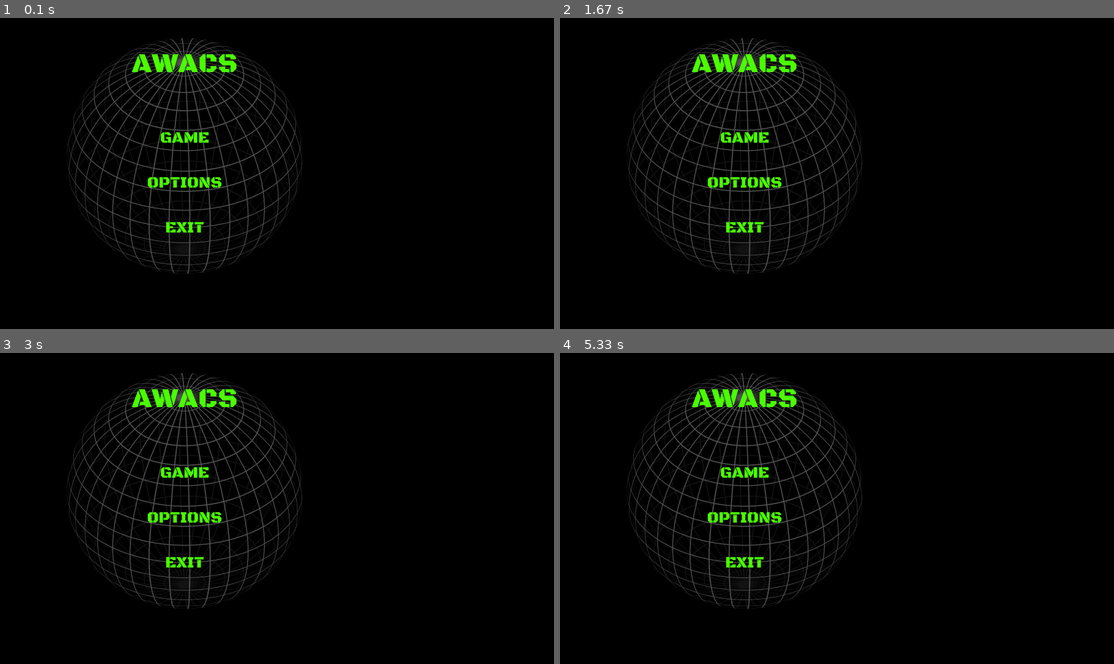
Above: before the commit, frames 1-4 (two rows, left to right).
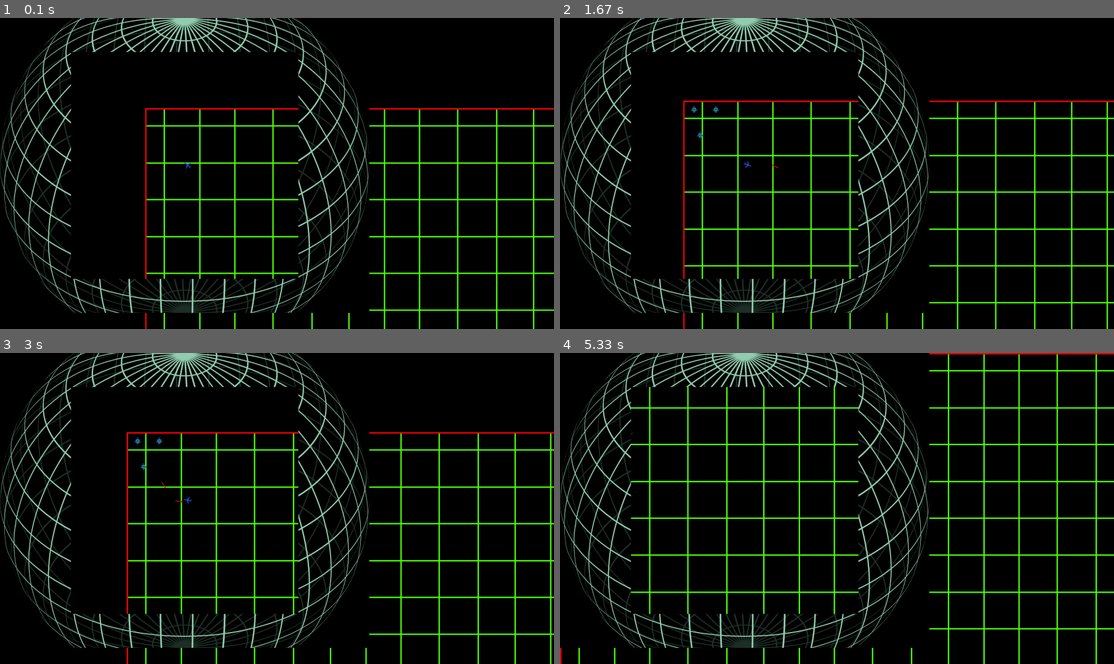
Above: after the commit, the same moments.

Repository: Mi-LeV/AWACS
Game: pygame game, started from main.py
Two runs of this game, one before a commit and one after it. Both use one fixed random seed, a clock stepped at 60 frames per second and the inputs below.
Inputs (mouse positions are in pixels of both pictures, inside the frame that each line leads up to):
- Up to frame 1 (0.1 s): no input
- Up to frame 2 (1.67 s): tap B at 0.33 s; tap Space at 0.67 s; click (704, 111) at 1.07 s; click (1047, 291) at 1.4 s
- Up to frame 3 (3 s): tap Space at 1.73, 2.03 s; click (387, 483) at 1.77 s; tap K at 1.82 s; click (94, 539) at 2.23 s; click (110, 402) at 2.57 s; click (116, 489) at 2.9 s
- Up to frame 4 (5.33 s): click (986, 542) at 3.23 s; click (665, 527) at 3.57 s; click (704, 427) at 3.9 s; tap Space at 4.23, 4.57, 4.87, 5.07 s; click (709, 614) at 4.27 s; tap B at 4.32 s; click (731, 586) at 4.6 s; click (886, 455) at 5.1 s; tap K at 5.15 s

The runs differ from the first frame. In frame 1, 17% of the frame differs, in the area x 0-100%, y 0-100%; in frame 2, 18%; in frame 3, 18%; in frame 4, 19%.

Commit message:
fix player immobile + patchs mineurs

Diff:
--- a/main.py
+++ b/main.py
@@ -10,7 +10,10 @@
 pygame.init()
 pygame.font.init()
 infoObject = pygame.display.Info()
-fenetre = pygame.display.set_mode((infoObject.current_w, infoObject.current_h),pygame.FULLSCREEN)
+if var.FULLSCREEN:
+    fenetre = pygame.display.set_mode((infoObject.current_w, infoObject.current_h),pygame.FULLSCREEN)
+else:
+    fenetre = pygame.display.set_mode((infoObject.current_w, infoObject.current_h))
 
 
 
@@ -40,8 +43,7 @@
     overlay = classes.Fond(var.img_overlay169)
     menu = classes.Fond(var.img_menu169)
 
-var.menuLoop = True
-var.gameLoop = False
+
 
 button1 = classes.Button(var.img_highlbutt,(var.SCREEN_LENGHT/2,var.SCREEN_HEIGHT/2-100),'var.menuLoop=False\nvar.gameLoop=True\n')
 button2 = classes.Button(var.img_highlbutt,(var.SCREEN_LENGHT/2,var.SCREEN_HEIGHT/2+215),'var.menuLoop=False')
@@ -53,7 +55,7 @@
 while var.menuLoop:
 
     for event in pygame.event.get():    #On parcours la liste de tous les événements reçus
-        if event.type == QUIT or (event.type == KEYDOWN and event.key == K_s):#si on appuie sur la croix de la fenetre
+        if event.type == QUIT or (event.type == KEYDOWN and event.key == K_ESCAPE):#si on appuie sur la croix de la fenetre ou echap
             menuLoop = False      #On arrête la boucle
         if event.type ==MOUSEBUTTONUP and event.button == 1:
             for bouton in var.buttonList:
@@ -69,9 +71,9 @@
     pygame.display.flip()
 
 ##debut des evenements
-Player = classes.PlayerPlane(150,200,True)
 var.refreshList = []
 var.buttonList = []
+Player = classes.PlayerPlane(150,200,True)
 fond = classes.Fond(var.img_fond)
 fondNoir = classes.Fond(var.img_fondNoir)
 
@@ -89,7 +91,7 @@
 while var.gameLoop:
 
     for event in pygame.event.get():    #On parcours la liste de tous les événements reçus
-        if event.type == QUIT or (event.type == KEYDOWN and event.key == K_s):#si on appuie sur la croix de la fenetre
+        if event.type == QUIT or (event.type == KEYDOWN and event.key == K_ESCAPE):#si on appuie sur la croix de la fenetre
             var.gameLoop = False      #On arrête la boucle
 
         if event.type == MOUSEBUTTONDOWN and event.button == 1:##clic gauche
--- a/variables.py
+++ b/variables.py
@@ -6,8 +6,11 @@
 YCAM_MODIF = 110
 SCREEN_LENGHT = 0
 SCREEN_HEIGHT = 0
-MUSIC = False
+MUSIC = True
+FULLSCREEN = True
 
+menuLoop = False
+gameLoop = True
 refreshList = []
 hitList = []
 playerList = []
Not shown, changed: roadmap
